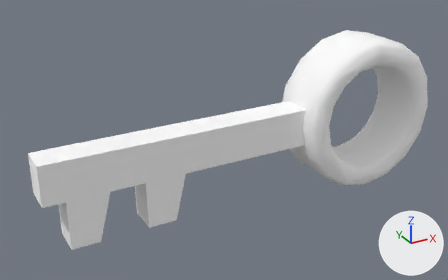
The Blender file ExternalAssets/Blender/Key.blend: old version first, new version second.
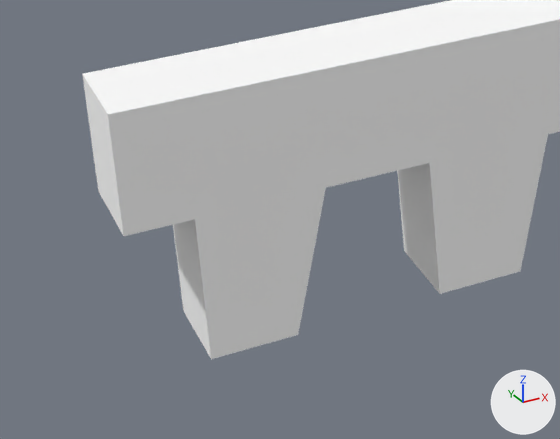
Old and new are each drawn whole from a 50 mm camera at (-0.489, -0.766, 0.499) aimed at (-0.06, 0.014, 0.109) and again close up on the part from 0% to 42% of the width and 46% to 99% of the height. Arrows for +X, +Y and +Z are at lower right; the lights stay in place.
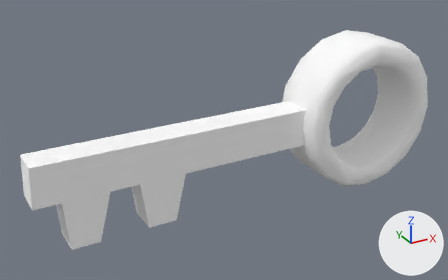
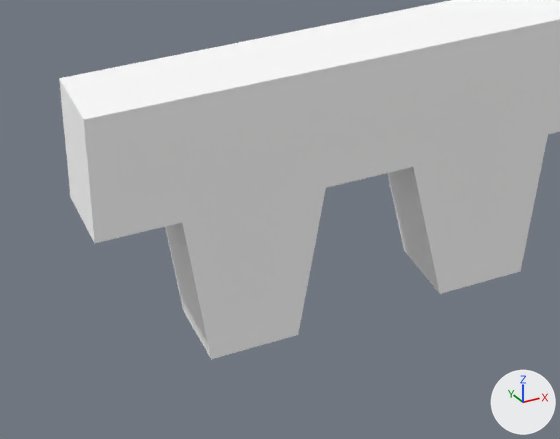
Boxes [x1, y1, x2, y2] around the edits, measured in the close-ups (560 x 439 px; the box of a moved part takes in the faces that stretch with it):
'Cube.001', reshaped
    before: [82, 0, 560, 359]
    after: [59, 0, 560, 359]
part 1 of me_cube_002, moved or reshaped
    before: [82, 60, 326, 359]
    after: [59, 60, 326, 359]
part 2 of me_cube_002, moved or reshaped
    both: [182, 33, 548, 294]

The change, as a list of edits to the scene's bpy script:
```text
Change me_cube_002:
    where me_cube_002.from_pydata(...)  # 156 vertices, 128 faces; spans x -0.55..0.491, y -0.078..0.078, z -0.012..0.385
    used by ob_cube_001; location = (0.0, 0.0, 0.0); scale = (0.644, 0.644, 0.644)
    me_cube_002 part 1
    me_cube_002.vertices[15].co: (-0.55, 0.036, 0.137) -> (-0.57, 0.036, 0.137)  # pixel (98, 191) -> pixel (70, 197)
    me_cube_002.vertices[22].co: (-0.55, -0.038, 0.137) -> (-0.57, -0.038, 0.137)  # pixel (123, 236) -> pixel (94, 243)
    me_cube_002.vertices[23].co: (-0.5, 0.036, 0.137) -> (-0.509, 0.036, 0.137)
    me_cube_002.vertices[25].co: (-0.5, -0.038, 0.137) -> (-0.509, -0.038, 0.137)  # pixel (194, 219) -> pixel (182, 222)
    me_cube_002.vertices[26].co: (-0.55, 0.036, 0.231) -> (-0.566, 0.036, 0.231)  # pixel (82, 73) -> pixel (59, 78)
    me_cube_002.vertices[27].co: (-0.55, -0.038, 0.231) -> (-0.566, -0.038, 0.231)  # pixel (107, 114) -> pixel (83, 119)
    me_cube_002 part 2
    me_cube_002.vertices[12].co: (-0.323, -0.038, 0.137) -> (-0.335, -0.038, 0.137)  # pixel (429, 162) -> pixel (413, 166)
    me_cube_002.vertices[13].co: (-0.323, 0.036, 0.137) -> (-0.335, 0.036, 0.137)
```
